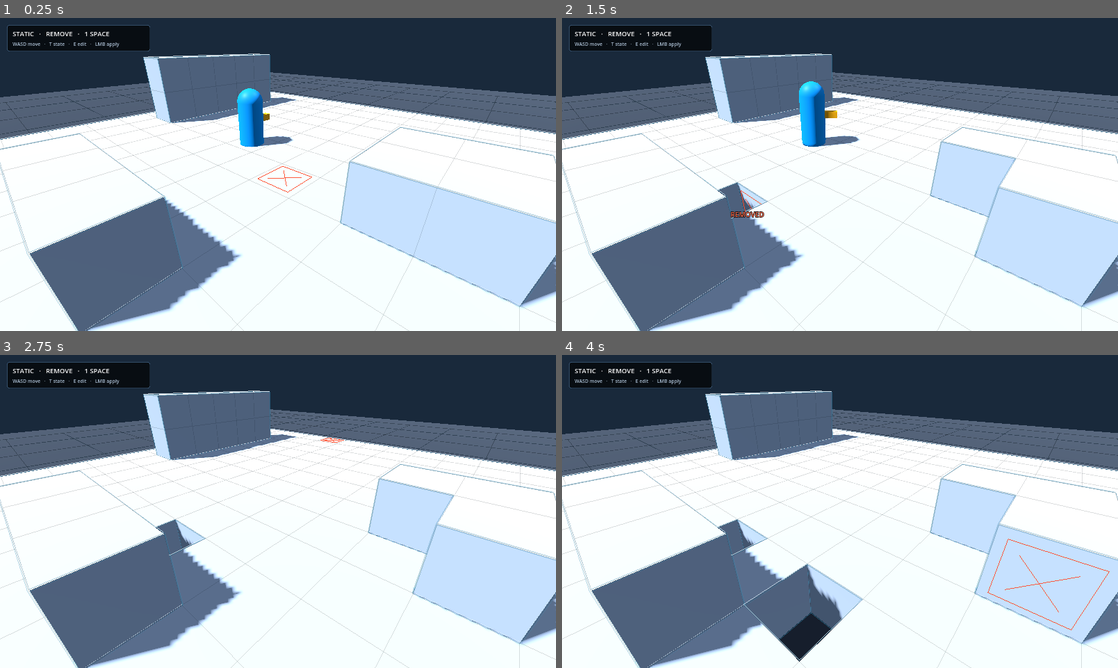
Above: before the commit, frames 1-4 (two rows, left to right).
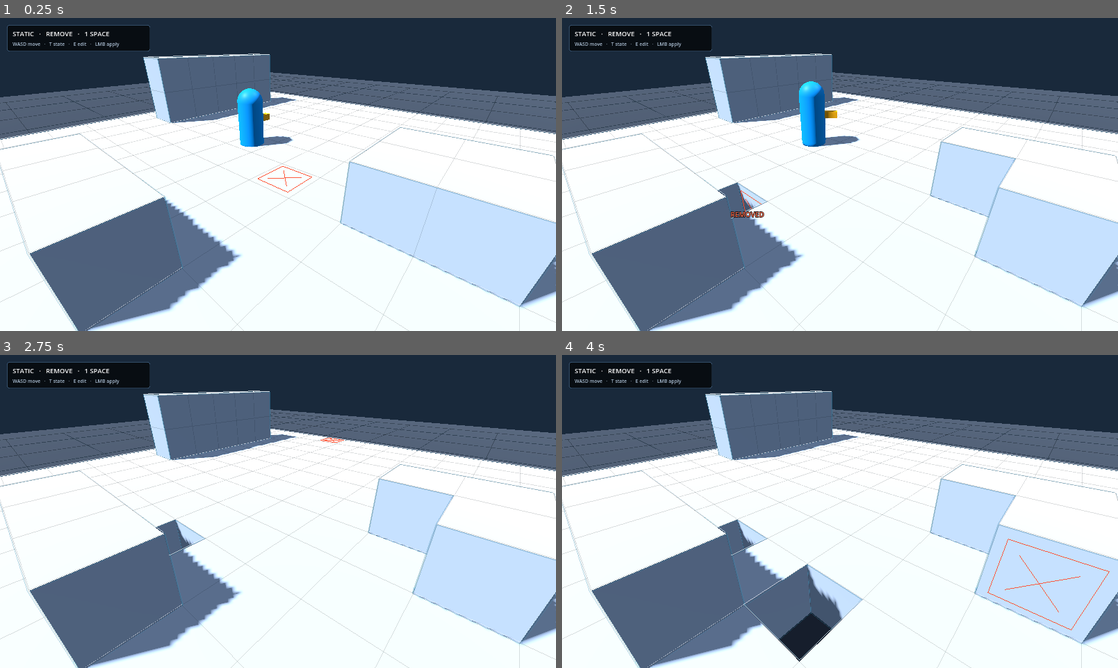
Above: after the commit, the same moments.

Repository: Jozzpoly/FrameMatter-Lab
Game: Godot game, scene res://p1/main.tscn
Same seed, same stepped clock (60 frames per second), same inputs: the game is played once before the commit and once after it.
Inputs (mouse positions are in pixels of both pictures, inside the frame that each line leads up to):
- Up to frame 1 (0.25 s): no input
- Up to frame 2 (1.5 s): tap Enter at 0.5 s; move the mouse to (962, 158) at 0.52 s; press the mouse at (962, 158) at 0.53 s; hold D (p1_move_right) 0.53-1.25 s; tap Space (p1_jump) at 0.77 s; release the mouse at (962, 158) at 1.25 s; drag from (728, 190) to (812, 237) at 1.27 s
- Up to frame 3 (2.75 s): move the mouse to (333, 442) at 2.02 s; hold D (p1_move_right) from 2.03 s (still down); hold K (p1_recover) from 2.03 s (still down)
- Up to frame 4 (4 s): release D (p1_move_right) at 2.75 s; release K (p1_recover) at 2.75 s; drag from (812, 574) to (673, 464) at 2.77 s; move the mouse to (1006, 558) at 3.52 s; hold A (p1_move_left) from 3.53 s (still down); tap F at 3.6 s; tap Space (p1_jump) at 3.77 s

The runs differ from the first frame. In frame 1, 0.3% of the frame differs, in the area x 0-100%, y 11-92%; in frame 2, 0.3%; in frame 3, 0.3%; in frame 4, 0.4%, in the area x 0-100%, y 11-98%.
Error in both runs: Invalid call. Nonexistent function 'get_global_transform_interpolated' in base 'Node3D (SpaceQueryCharacter)'. (res://p1/camera_rig.gd:112)

Commit message:
Promote selective side-rim state presentation

Diff:
--- a/p1/matter_state_presentation.gd
+++ b/p1/matter_state_presentation.gd
@@ -3,8 +3,8 @@
 
 # Derived Owner-facing semantics only. This presenter does not own Matter,
 # topology, provider lifecycle, focus selection or physics. It observes the
-# current P1 consumer state and decorates each live provider with a restrained
-# physical-state contour plus a separate focus crown.
+# current P1 consumer state and decorates each live provider with a selective
+# side-surface state rim plus a separate top-surface focus crown.
 
 const STATE_OVERLAY_NAME := "P1MatterStateContour"
 const FOCUS_OVERLAY_NAME := "P1MatterFocusCrown"
@@ -105,7 +105,7 @@
 
 	var state_overlay := MeshInstance3D.new()
 	state_overlay.name = STATE_OVERLAY_NAME
-	state_overlay.mesh = build_surface_contour(space.volume)
+	state_overlay.mesh = build_side_surface_contour(space.volume)
 	state_overlay.cast_shadow = GeometryInstance3D.SHADOW_CASTING_SETTING_OFF
 	var state_material := StandardMaterial3D.new()
 	state_material.transparency = BaseMaterial3D.TRANSPARENCY_ALPHA
@@ -172,6 +172,56 @@
 	return count
 
 
+# Promoted R-V3 policy: state semantics stay on side-surface boundaries so they
+# remain visible from shallow camera angles without drawing a permanent network
+# across horizontal Matter surfaces. Focus remains a separate top-surface crown.
+static func build_side_surface_contour(volume: CellVolume) -> ArrayMesh:
+	var mesh := ArrayMesh.new()
+	if volume == null or volume.count_solid() == 0:
+		return mesh
+
+	var edge_records: Dictionary = {}
+	for z in range(volume.size.z):
+		for y in range(volume.size.y):
+			for x in range(volume.size.x):
+				var cell := Vector3i(x, y, z)
+				if volume.get_cell(cell) == CellVolume.EMPTY:
+					continue
+				var origin := Vector3(cell)
+				for face_index in range(CellMesher.FACE_DIRECTIONS.size()):
+					var normal: Vector3 = CellMesher.FACE_NORMALS[face_index]
+					if absf(normal.dot(Vector3.UP)) > 0.01:
+						continue
+					if volume.get_cell(cell + CellMesher.FACE_DIRECTIONS[face_index]) != CellVolume.EMPTY:
+						continue
+					var corners := _face_corners(origin, face_index)
+					for edge_index in range(4):
+						var a: Vector3 = corners[edge_index]
+						var b: Vector3 = corners[(edge_index + 1) % 4]
+						var key := _oriented_edge_key(face_index, a, b)
+						if not edge_records.has(key):
+							edge_records[key] = {"count": 0, "a": a, "b": b, "face": face_index}
+						var record: Dictionary = edge_records[key]
+						record["count"] = int(record["count"]) + 1
+						edge_records[key] = record
+
+	var surface := SurfaceTool.new()
+	surface.begin(Mesh.PRIMITIVE_LINES)
+	for record_variant in edge_records.values():
+		var record: Dictionary = record_variant
+		if int(record["count"]) != 1:
+			continue
+		var normal: Vector3 = CellMesher.FACE_NORMALS[int(record["face"])]
+		_add_segment(
+			surface,
+			Vector3(record["a"]) + normal * CONTOUR_OFFSET,
+			Vector3(record["b"]) + normal * CONTOUR_OFFSET
+		)
+	return surface.commit(mesh)
+
+
+# Retained as a diagnostic/full-contour reference for evidence and future
+# challengers. Production state presentation no longer uses this geometry.
 static func build_surface_contour(volume: CellVolume) -> ArrayMesh:
 	var mesh := ArrayMesh.new()
 	if volume == null or volume.count_solid() == 0:
